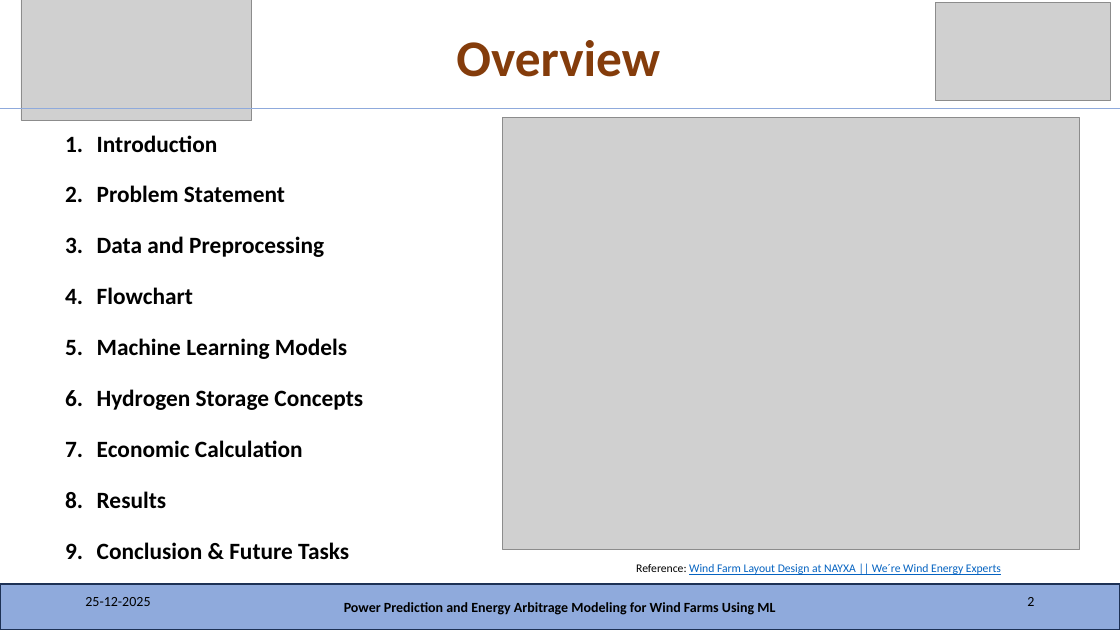
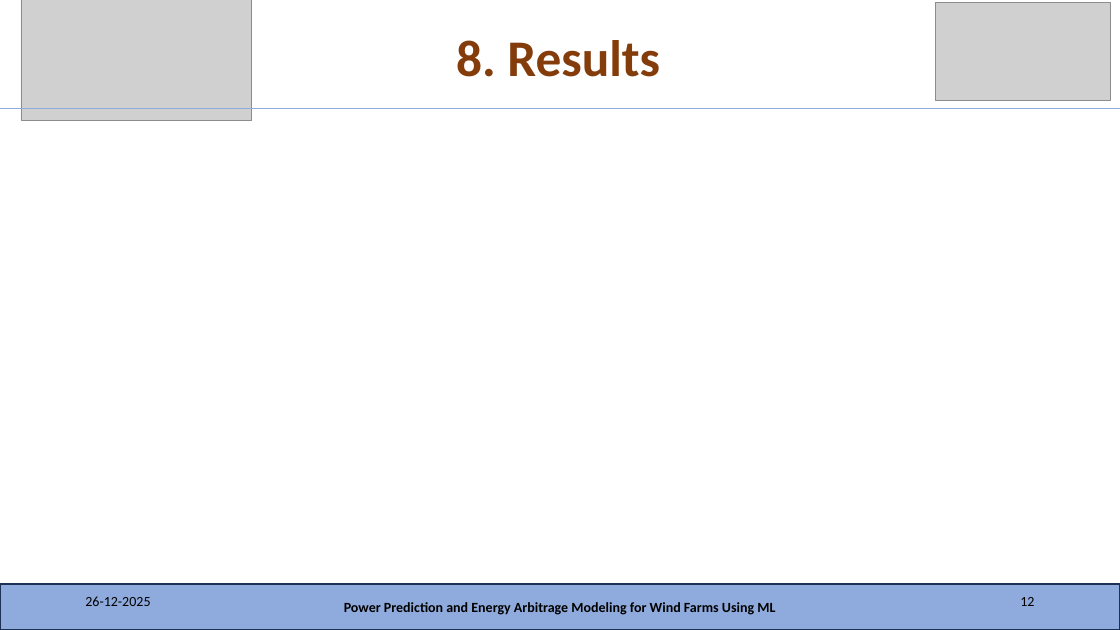
Before and after one commit to MadhaveshG/wind-h2-arbitrage, a slide deck: slide 12 of Presentation/Presentation_06_01_2026.pptx (slide 2 before the commit). Drawn at 1120x630 pixels with LibreOffice and Linux fonts; fonts in the diff are those of the drawing; grey boxes stand for pictures. Boxes give left, top, right and bottom in pixels: in the first picture for what was removed or moved away, otherwise in the second. Text is boxed around its words. In the diff, an @@ line names an element or a change of style, - is before the commit and + after.

```diff
--- a/Presentation/Presentation_06_01_2026.pptx
+++ b/Presentation/Presentation_06_01_2026.pptx
@@ title at (456, 40, 660, 77): text changed @@
-Overview
+8. Results
@@ picture removed at (503, 118, 1080, 550) @@
@@ text removed at (97, 135, 363, 559) @@
-1. Introduction
-2. Problem Statement
-3. Data and Preprocessing
-4. Flowchart
-5. Machine Learning Models
-6. Hydrogen Storage Concepts
-7. Economic Calculation
-8. Results
-9. Conclusion & Future Tasks
@@ text removed at (636, 564, 1001, 575) @@
-Reference: Wind Farm Layout Design at NAYXA || We´re Wind Energy Experts
@@ page number at (1020, 597, 1034, 606): text changed @@
-2
+12
```
Also in this commit, not shown: 6 other slides changed, 7 slides added, 1 other file.
